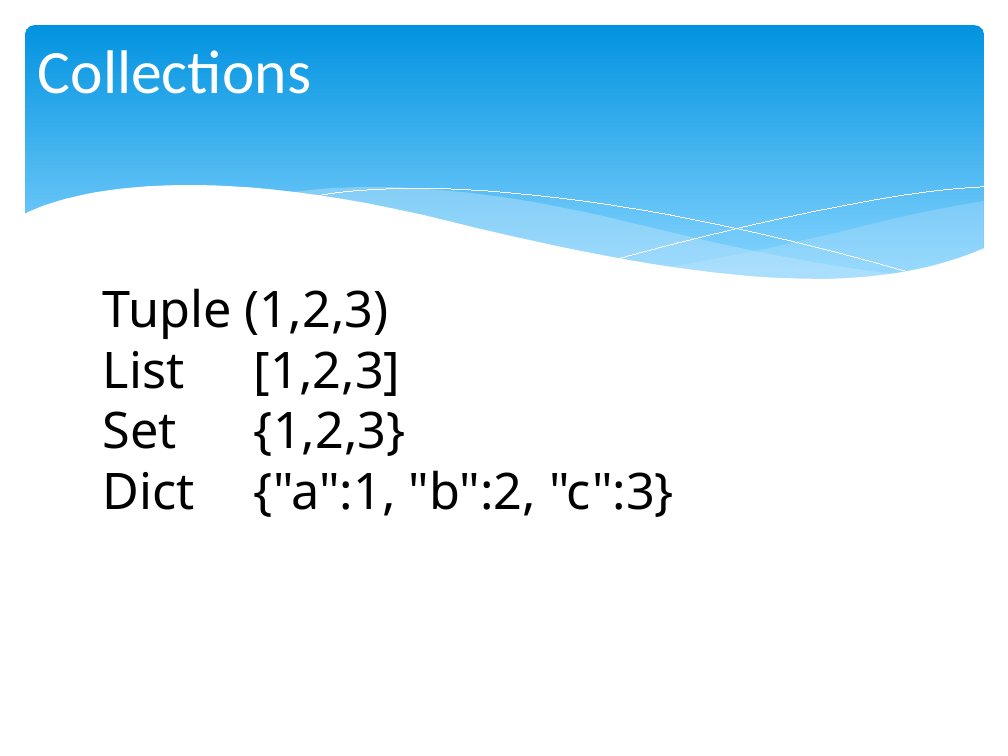
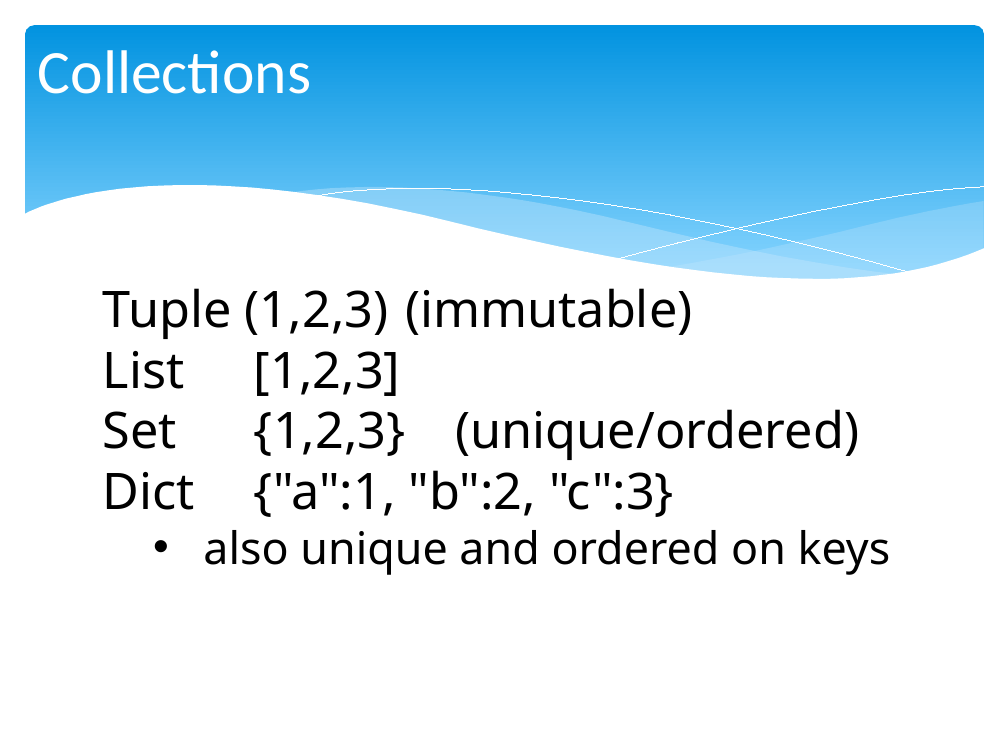
Before and after one commit to chris-turps/QA_Python3, a slide deck: slide 4 of DG_04 The Toolset.pptx. Drawn at 1008x756 pixels with LibreOffice and Linux fonts; fonts in the diff are those of the drawing. Boxes give left, top, right and bottom in pixels: in the first picture for what was removed or moved away, otherwise in the second. Text is boxed around its words. In the diff, an @@ line names an element or a change of style, - is before the commit and + after.

```diff
--- a/DG_04 The Toolset.pptx
+++ b/DG_04 The Toolset.pptx
@@ text at (x1=103, y1=288, x2=692, y2=339): text changed @@
-Tuple (1,2,3)
+Tuple (1,2,3) (immutable)
@@ text at (x1=103, y1=409, x2=859, y2=460): text changed @@
-Set {1,2,3}
+Set {1,2,3} (unique/ordered)
@@ text at (x1=203, y1=530, x2=891, y2=575): paragraph added @@
+  • also unique and ordered on keys
```
Also in this commit, not shown: 5 other slides changed, 4 slides added, 4 other files.
